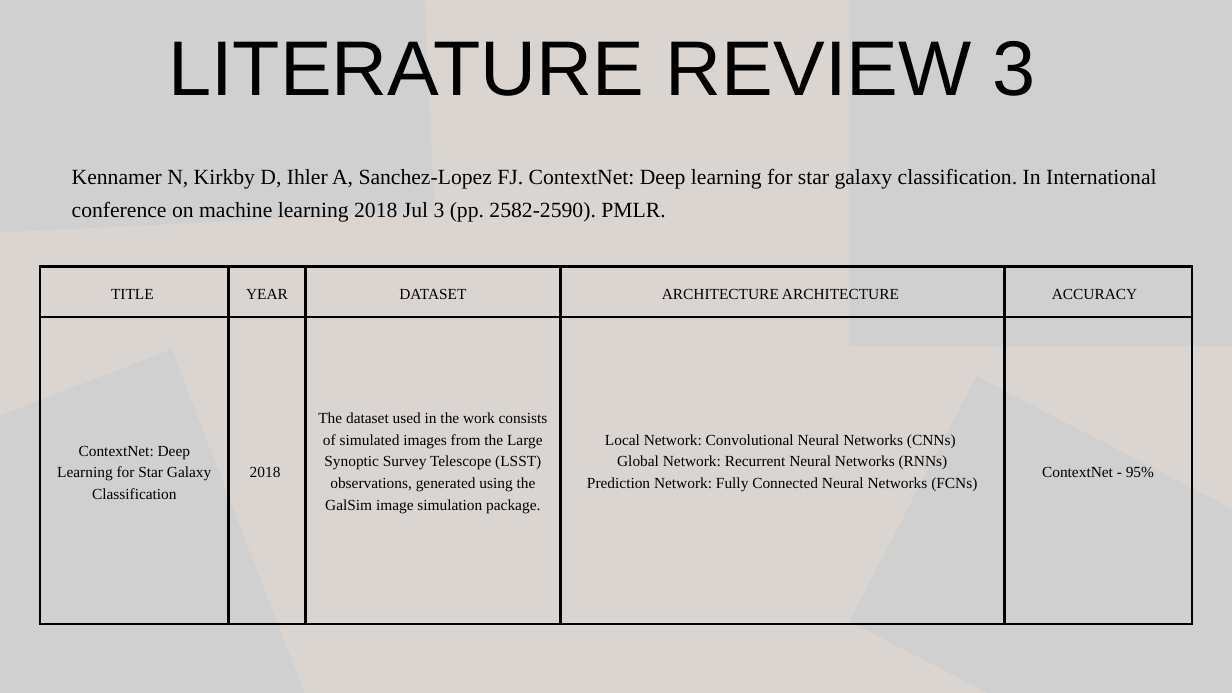
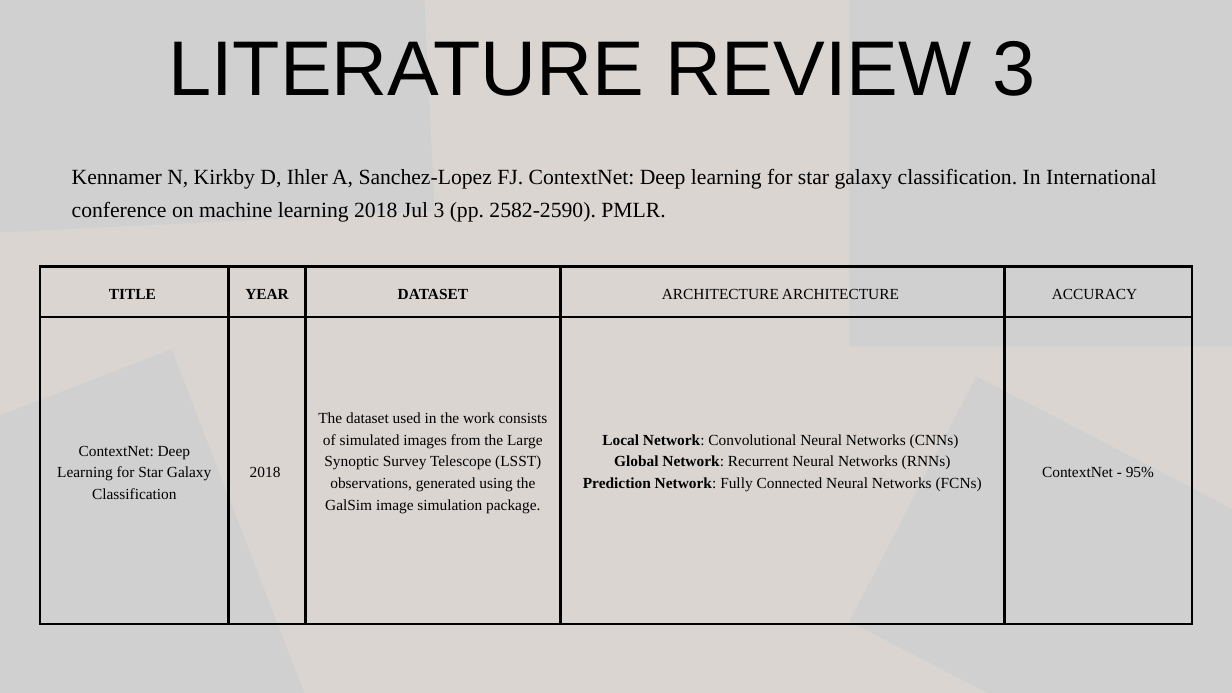
Before and after one commit to AjayDas-M/Star-Galaxy-Classifier-Using-Deep-Learning, a slide deck: slide 7 of docs/Star-Galaxy classification ppt.pptx. Drawn at 1232x693 pixels with LibreOffice and Linux fonts; fonts in the diff are those of the drawing; grey boxes stand for pictures. Boxes give left, top, right and bottom in pixels: in the first picture for what was removed or moved away, otherwise in the second. Text is boxed around its words. In the diff, an @@ line names an element or a change of style, - is before the commit and + after.

```diff
--- a/docs/Star-Galaxy classification ppt.pptx
+++ b/docs/Star-Galaxy classification ppt.pptx
@@ table at (40,266,1192,623) @@
@@ bold on in "TITLE", "YEAR", "DATASET", "Local Network:" and 2 more places @@
```
Also in this commit, not shown: 17 other slides changed, 4 slides added, 1 slide removed, 6 other files.
